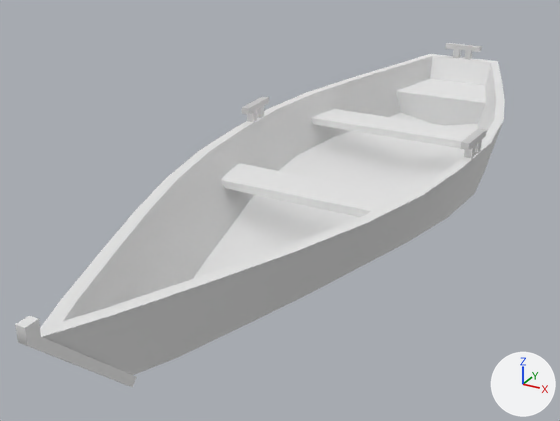
The glTF model assets/models/maps/docks/Dock_Boat_B_1.gltf as it was, and as the next commit left it.
Before and after are seen from a camera (50 mm lens) standing at (1.97, -4.38, 2.19) and looking at (-0.29, -0.27, 0.14). Lighting does not change. The marker at lower right points along +X, +Y and +Z. The picture after the commit comes second.

The first picture shows 'Dock_Boat_B_1'.
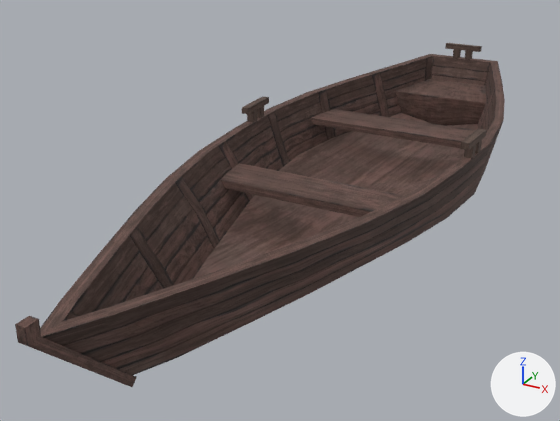
Boxes [x1, y1, x2, y2] around the edits, measured in the pictures (560 x 421 px):
```json
{"object": "Dock_Boat_B_1", "change": "surface changed", "before": [15, 43, 505, 387], "after": [15, 43, 505, 387], "on screen": "white to brown"}
```

The change, as JSON lines over the scene's bpy script:
```json
{"op": "add", "block": "img_docktrim_normal", "code": ["img_docktrim_normal = load_image('DockTrim_Normal', 'DockTrim_Normal.jpg', 1024, 1024, 'Non-Color')"]}
{"op": "add", "block": "img_docktrim_diffuse", "code": ["img_docktrim_diffuse = load_image('DockTrim_Diffuse', 'DockTrim_Diffuse.jpg', 1024, 1024, 'sRGB')"]}
{"op": "add", "block": "img_boattrim_normal", "code": ["img_boattrim_normal = load_image('BoatTrim_Normal', 'BoatTrim_Normal.jpg', 1024, 1024, 'Non-Color')"]}
{"op": "add", "block": "img_boattrim_diffuse", "code": ["img_boattrim_diffuse = load_image('BoatTrim_Diffuse', 'BoatTrim_Diffuse.jpg', 1024, 1024, 'sRGB')"]}
{"block": "mat_boattrim_mat", "where": "n0 = _N.new('ShaderNodeBsdfPrincipled'); n0.name = 'Principled BSDF'"}
{"op": "set", "path": "n0.inputs[2].default_value", "old": "1.0", "new": "0.85", "note": "'Roughness'"}
{"op": "add", "block": "mat_boattrim_mat", "code": "n2 = _N.new('ShaderNodeTexImage'); n2.name = 'Image Texture'"}
{"op": "add", "block": "mat_boattrim_mat", "code": "n2.image = img_boattrim_diffuse"}
{"op": "add", "block": "mat_boattrim_mat", "code": "n3 = _N.new('ShaderNodeNormalMap'); n3.name = 'Normal Map'"}
{"op": "add", "block": "mat_boattrim_mat", "code": "n3.uv_map = 'UVMap'"}
{"op": "add", "block": "mat_boattrim_mat", "code": "n4 = _N.new('ShaderNodeTexImage'); n4.name = 'Image Texture.001'"}
{"op": "add", "block": "mat_boattrim_mat", "code": "n4.image = img_boattrim_normal"}
{"op": "add", "block": "mat_boattrim_mat", "code": "_L.new(n2.outputs[0], n0.inputs[0])  # 'Color' to 'Base Color'"}
{"op": "add", "block": "mat_boattrim_mat", "code": "_L.new(n3.outputs[0], n0.inputs[5])  # 'Normal' to 'Normal'"}
{"op": "add", "block": "mat_boattrim_mat", "code": "_L.new(n4.outputs[0], n3.inputs[1])  # 'Color' to 'Color'"}
{"block": "mat_docktrim_mat", "where": "n0 = _N.new('ShaderNodeBsdfPrincipled'); n0.name = 'Principled BSDF'"}
{"op": "remove", "block": "mat_docktrim_mat", "code": "n0.inputs[1].default_value = 1.0  # 'Metallic'"}
{"op": "set", "path": "n0.inputs[2].default_value", "old": "1.0", "new": "0.85", "note": "'Roughness'"}
{"op": "add", "block": "mat_docktrim_mat", "code": "n2 = _N.new('ShaderNodeTexImage'); n2.name = 'Image Texture'"}
{"op": "add", "block": "mat_docktrim_mat", "code": "n2.image = img_docktrim_diffuse"}
{"op": "add", "block": "mat_docktrim_mat", "code": "n3 = _N.new('ShaderNodeNormalMap'); n3.name = 'Normal Map'"}
{"op": "add", "block": "mat_docktrim_mat", "code": "n3.uv_map = 'UVMap'"}
{"op": "add", "block": "mat_docktrim_mat", "code": "n4 = _N.new('ShaderNodeTexImage'); n4.name = 'Image Texture.001'"}
{"op": "add", "block": "mat_docktrim_mat", "code": "n4.image = img_docktrim_normal"}
{"op": "add", "block": "mat_docktrim_mat", "code": "_L.new(n2.outputs[0], n0.inputs[0])  # 'Color' to 'Base Color'"}
{"op": "add", "block": "mat_docktrim_mat", "code": "_L.new(n3.outputs[0], n0.inputs[5])  # 'Normal' to 'Normal'"}
{"op": "add", "block": "mat_docktrim_mat", "code": "_L.new(n4.outputs[0], n3.inputs[1])  # 'Color' to 'Color'"}
```
